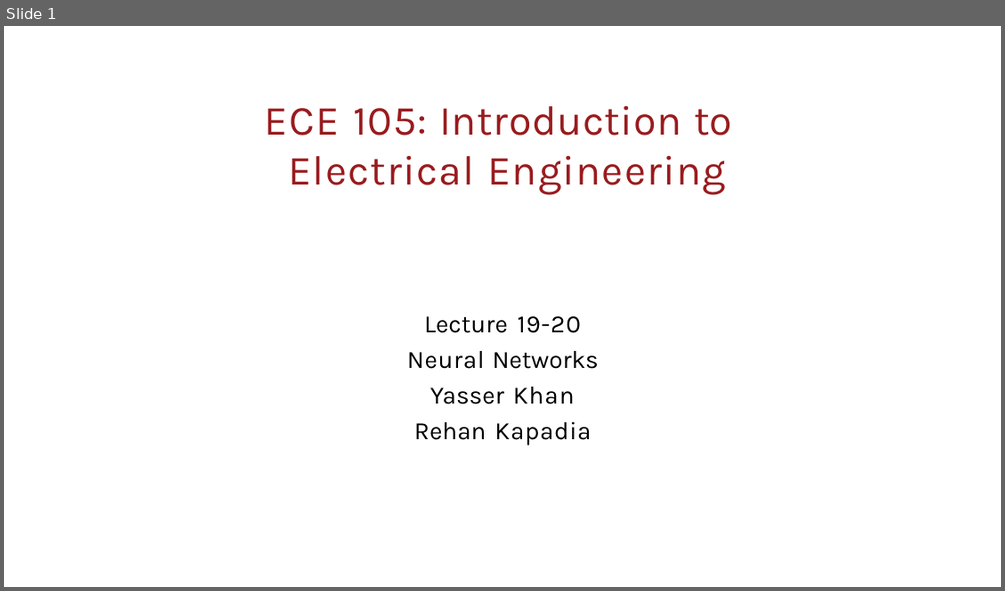
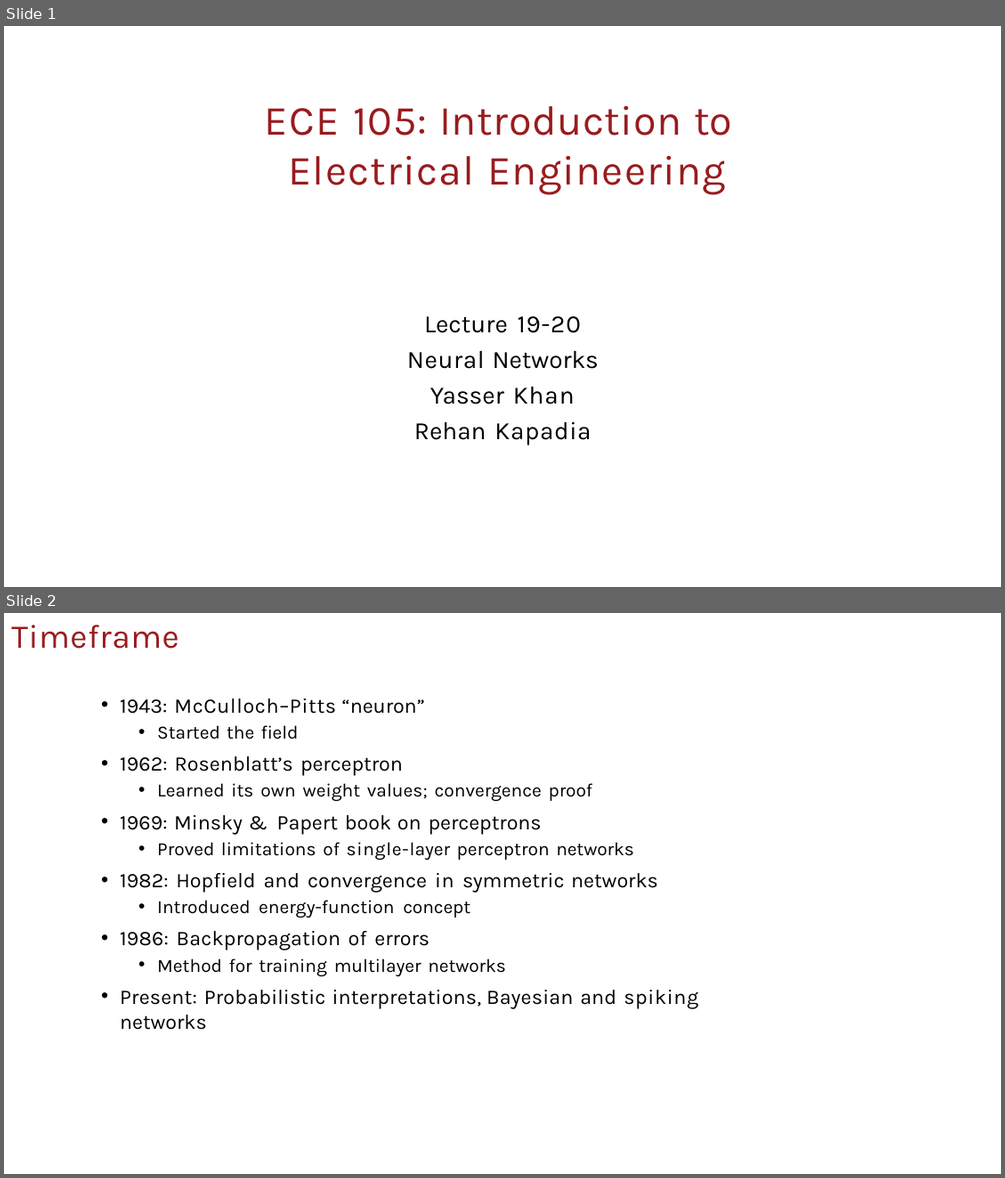
Before and after one commit to uscee105/ee105, a slide deck: assets/module-4-ml/mod-4-lecture-19-20-nn.pptx. Shown one above the other, each under a label of ours: slide 1 before the commit, slides 1 and 2 after it. The pictures are 1005x591 and 1005x1178 pixels, drawn with LibreOffice and Linux fonts; fonts in the diff are those of the drawing; background and template pictures are left out. Boxes give left, top, right and bottom in pixels: in the first picture for what was removed or moved away, otherwise in the second. Text is boxed around its words. In the diff, an @@ line names an element or a change of style, - is before the commit and + after.

```diff
--- a/assets/module-4-ml/mod-4-lecture-19-20-nn.pptx
+++ b/assets/module-4-ml/mod-4-lecture-19-20-nn.pptx
@@ slide 2 added at (4, 613, 1001, 1174), background #FFFFFF @@
@@ title added at (11, 625, 178, 649), 32 pt, text #991B1E @@
+Timeframe
@@ text added at (120, 698, 698, 1030), 20 pt, text #000000 @@
+• 1943: McCulloch–Pitts “neuron”
+  • Started the field
+• 1962: Rosenblatt’s perceptron
+  • Learned its own weight values; convergence proof
+• 1969: Minsky & Papert book on perceptrons
+  • Proved limitations of single-layer perceptron networks
+• 1982: Hopfield and convergence in symmetric networks
+  • Introduced energy-function concept
+• 1986: Backpropagation of errors
+  • Method for training multilayer networks
+• Present: Probabilistic interpretations, Bayesian and spiking networks
```
Also in this commit, not shown: 4 other slides added, 2 other files.
